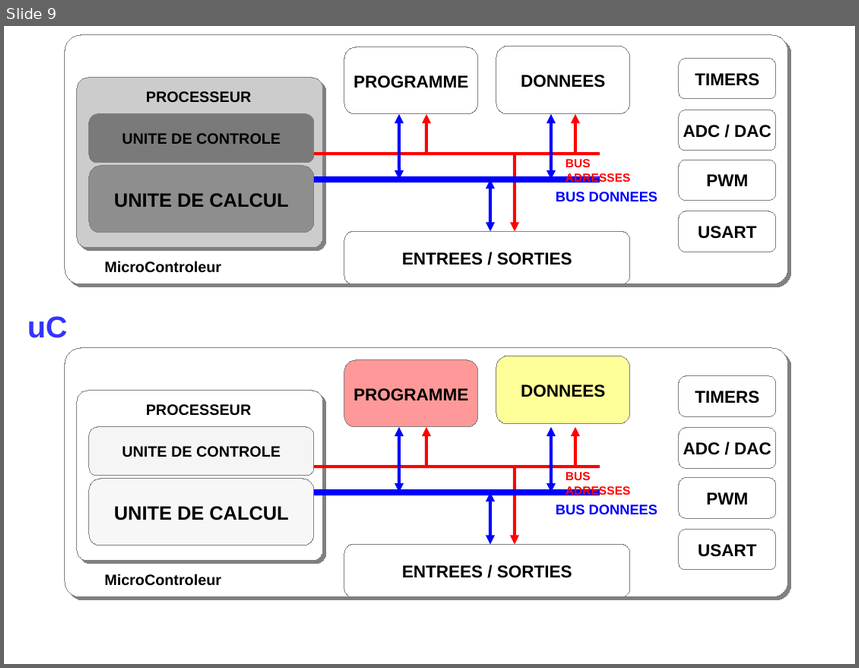
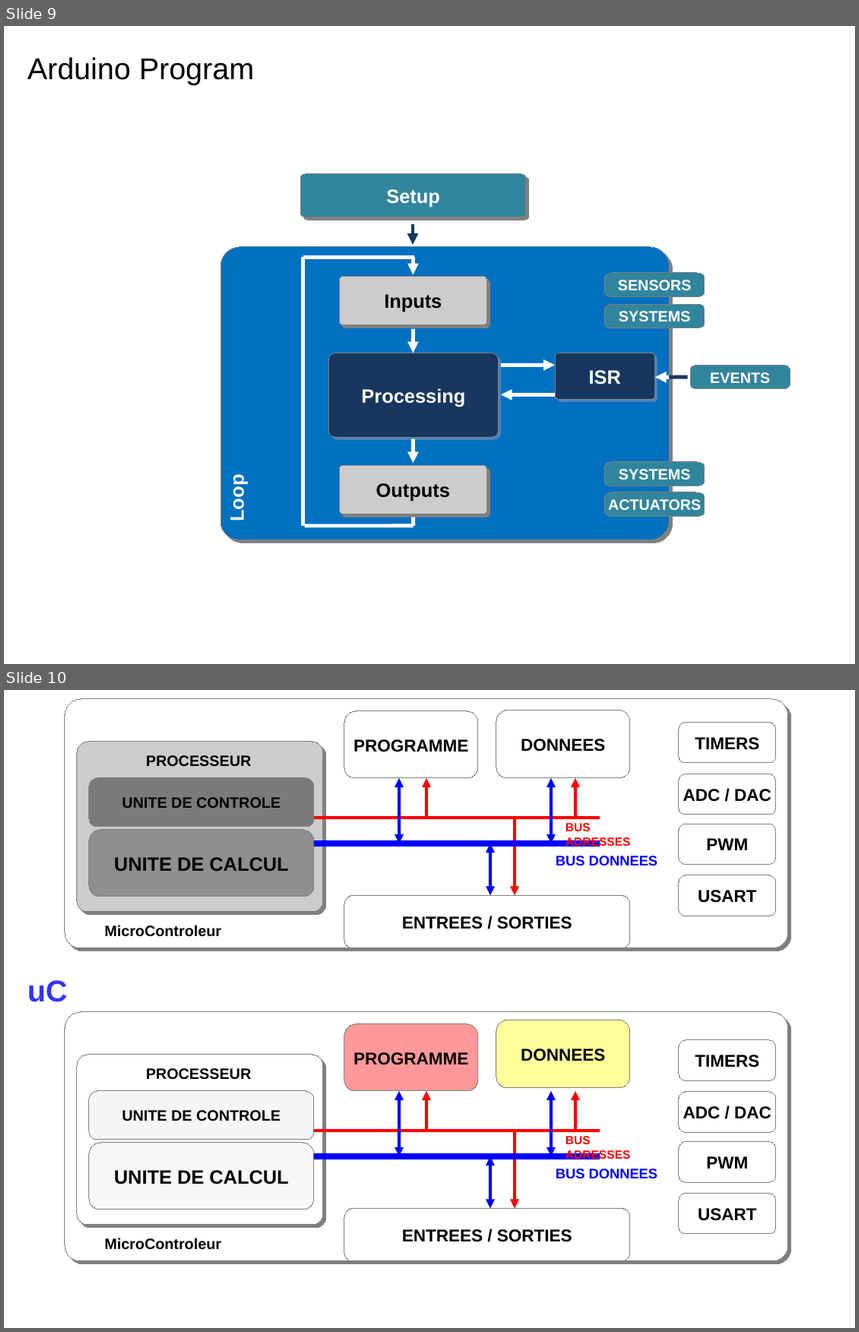
Before and after one commit to IOGS-LEnsE-training/nucleo-basics, a slide deck: figures/Nucleo_basics.pptx. Shown one above the other, each under a label of ours: slide 9 before the commit, slides 9 and 10 after it. The pictures are 859x668 and 859x1332 pixels, drawn with LibreOffice and Linux fonts; fonts in the diff are those of the drawing. Boxes give left, top, right and bottom in pixels: in the first picture for what was removed or moved away, otherwise in the second. Text is boxed around its words. In the diff, an @@ line names an element or a change of style, - is before the commit and + after.

```diff
--- a/figures/Nucleo_basics.pptx
+++ b/figures/Nucleo_basics.pptx
@@ slide 9 added at (4, 26, 855, 664), background #FFFFFF @@
@@ text added at (28, 57, 254, 85), 28 pt, text #000000 @@
+Arduino Program
@@ freeform shape added at (300, 173, 526, 218), fill #31859C, outline #808080 0 pt, 18 pt, text #FFFFFF, bold @@
+Setup
@@ arrow added from (414, 224) to (414, 245), #17375E 3.5 pt @@
@@ freeform shape added at (221, 247, 670, 541), fill #0070C0, outline #808080 0 pt, 18 pt, text #FFFFFF, bold @@
+Loop
@@ line added from (303, 258) to (414, 258), #FFFFFF 3.5 pt @@
@@ line added from (303, 258) to (303, 527), #FFFFFF 3.5 pt @@
@@ freeform shape added at (340, 276, 487, 325), fill #CCCCCC, outline #808080 0 pt, 18 pt, text #000000, bold @@
+Inputs
@@ arrow added from (414, 258) to (414, 275), #FFFFFF 3.5 pt @@
@@ freeform shape added at (606, 273, 705, 297), fill #31859C, outline #808080 0 pt, 14 pt, text #FFFFFF, bold @@
+SENSORS
@@ freeform shape added at (606, 304, 705, 328), fill #31859C, outline #808080 0 pt, 14 pt, text #FFFFFF, bold @@
+SYSTEMS
@@ arrow added from (414, 328) to (414, 354), #FFFFFF 3.5 pt @@
@@ freeform shape added at (329, 353, 498, 437), fill #17375E, outline #808080 0 pt, 18 pt, text #FFFFFF, bold @@
+Processing
@@ arrow added from (502, 365) to (556, 365), #FFFFFF 3.5 pt @@
@@ freeform shape added at (556, 353, 655, 399), fill #17375E, outline #808080 0 pt, 18 pt, text #FFFFFF, bold @@
+ISR
@@ freeform shape added at (691, 365, 791, 389), fill #31859C, outline #808080 0 pt, 14 pt, text #FFFFFF, bold @@
+EVENTS
@@ arrow added from (670, 377) to (655, 377), #FFFFFF 3.5 pt @@
@@ line added from (688, 377) to (670, 377), #17375E 3.5 pt @@
@@ arrow added from (556, 395) to (502, 395), #FFFFFF 3.5 pt @@
@@ arrow added from (414, 439) to (414, 463), #FFFFFF 3.5 pt @@
@@ freeform shape added at (340, 465, 487, 514), fill #CCCCCC, outline #808080 0 pt, 18 pt, text #000000, bold @@
+Outputs
@@ freeform shape added at (606, 462, 705, 487), fill #31859C, outline #808080 0 pt, 14 pt, text #FFFFFF, bold @@
+SYSTEMS
@@ freeform shape added at (606, 493, 705, 516), fill #31859C, outline #808080 0 pt, 14 pt, text #FFFFFF, bold @@
+ACTUATORS
@@ line added from (414, 527) to (304, 527), #FFFFFF 3.5 pt @@
@@ line added from (414, 517) to (414, 527), #FFFFFF 3.5 pt @@
@@ what was slide 9 is now slide 10 @@
```
